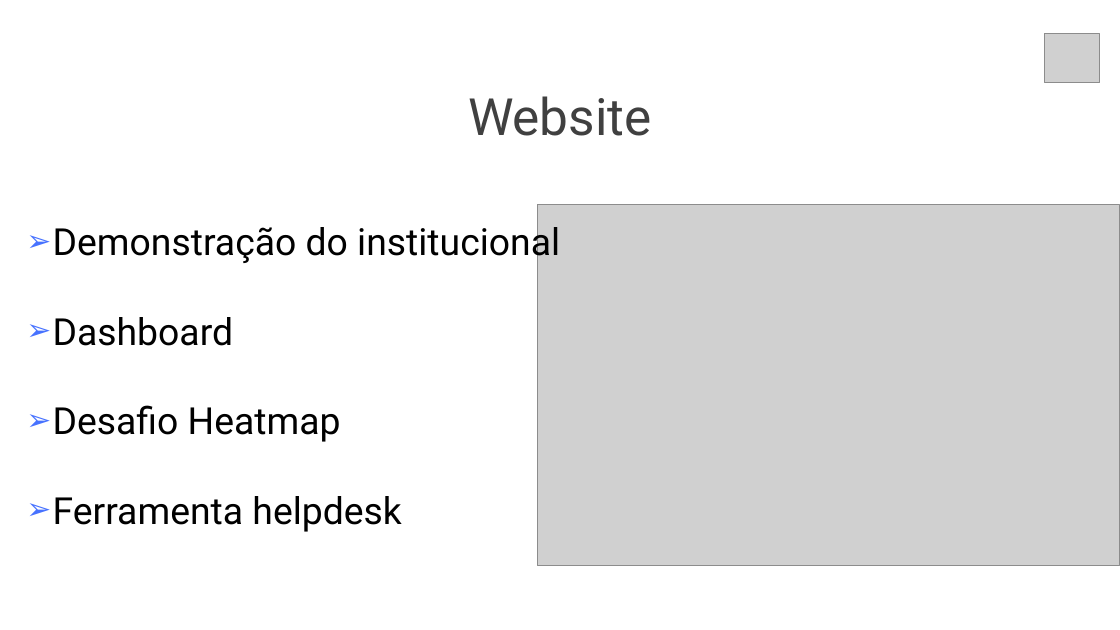
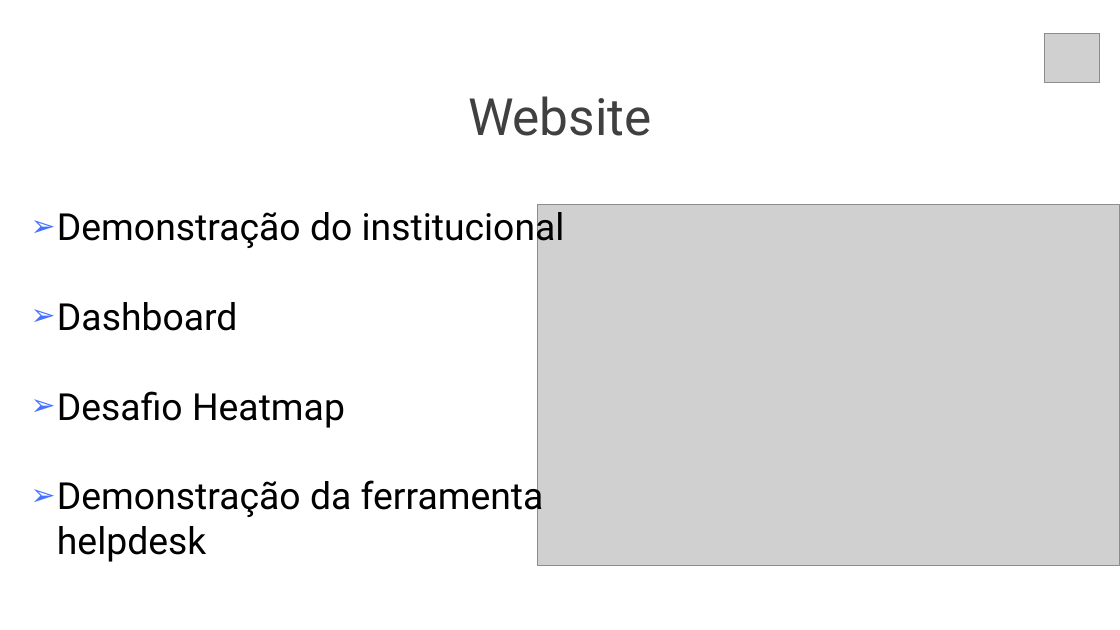
Before and after one commit to larissaSousa1998/segunda-sprint, a slide deck: slide 21 of Documentacao/Sobre o projeto/Apresentação Synergy.pptx (slide 18 before the commit). Drawn at 1120x630 pixels with LibreOffice and Linux fonts; fonts in the diff are those of the drawing; grey boxes stand for pictures. Boxes give left, top, right and bottom in pixels: in the first picture for what was removed or moved away, otherwise in the second. Text is boxed around its words. In the diff, an @@ line names an element or a change of style, - is before the commit and + after.

```diff
--- a/Documentacao/Sobre o projeto/Apresentação Synergy.pptx
+++ b/Documentacao/Sobre o projeto/Apresentação Synergy.pptx
@@ text "Demonstração do institucional": place and size @@
-text "Demonstração do institucional" at bbox=[53, 221, 560, 532]
+text "Demonstração do institucional" at bbox=[57, 206, 565, 562]
@@ text at bbox=[57, 475, 544, 562]: text changed @@
-➢ Ferramenta helpdesk
+➢ Demonstração da ferramenta helpdesk
```
Also in this commit, not shown: 10 other slides changed, 1 slide added, 9 other files.
